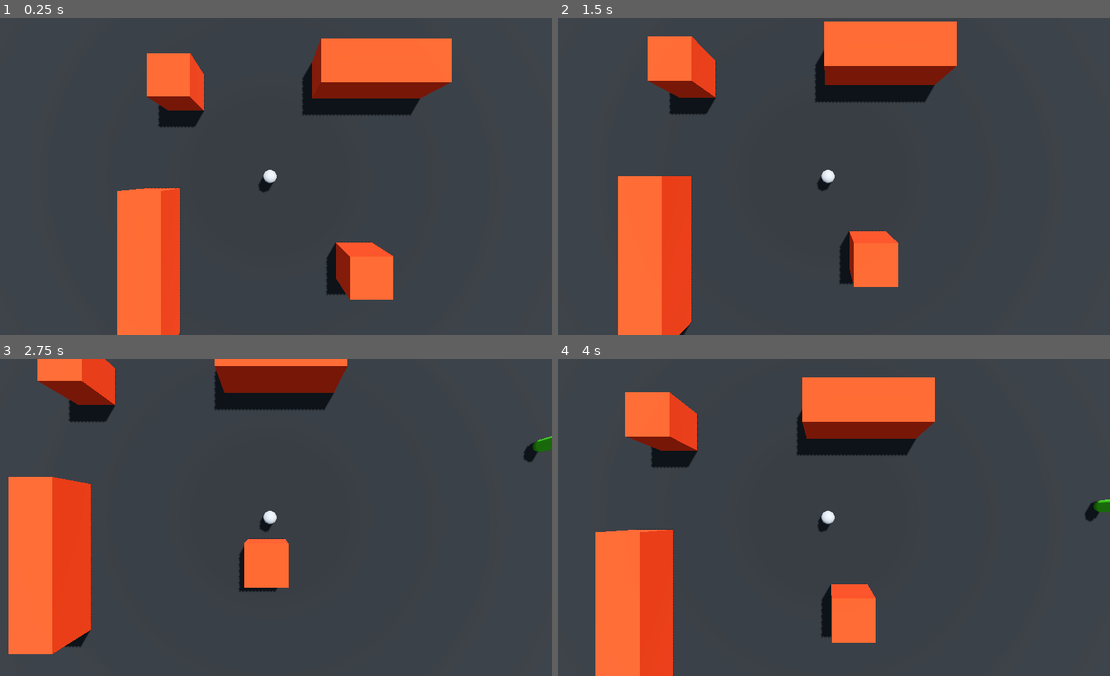
Above: before the commit, frames 1-4 (two rows, left to right).
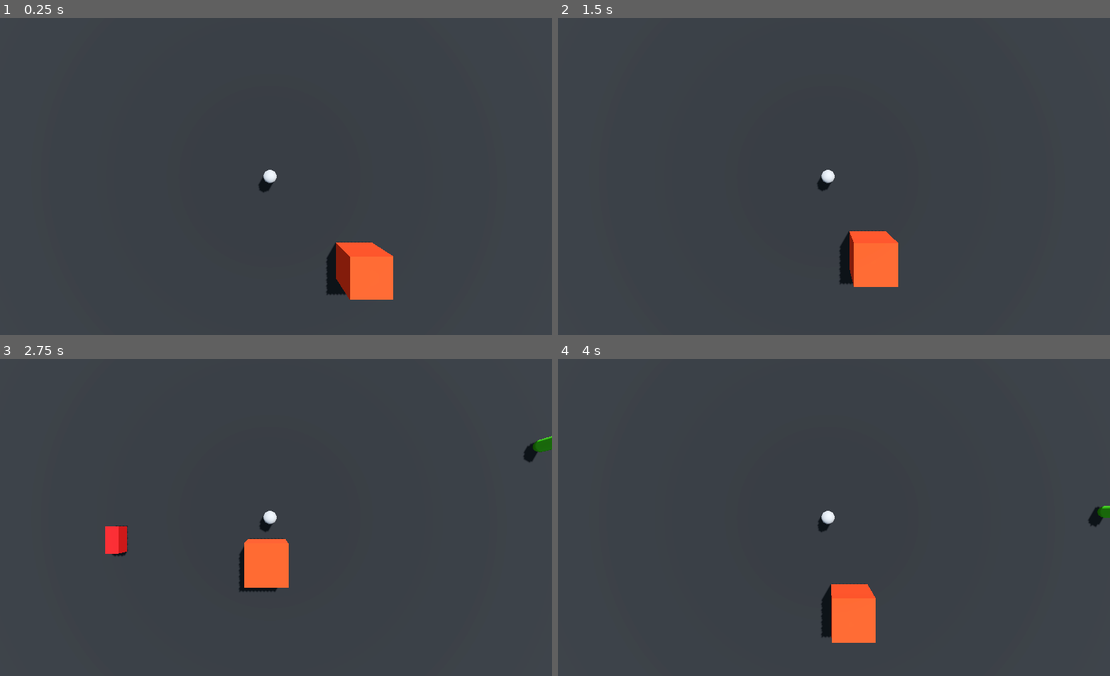
Above: after the commit, the same moments.

Repository: frqstbite/geeked-dog-incident
Game: Godot game, scene res://scenes/debug/ai.tscn
Two runs of this game, one before a commit and one after it. Both use one fixed random seed, a clock stepped at 60 frames per second and the inputs below. The engine's default icon, where the game draws it, is replaced by a stand-in: a white triangle on a blue panel in a dark square.
Inputs:
- Up to frame 1 (0.25 s): no input
- Up to frame 2 (1.5 s): tap Enter (ui_accept) at 0.5, 0.77 s; hold Right (ui_right) 0.53-1.28 s; hold Down (ui_down) from 1.28 s (still down)
- Up to frame 3 (2.75 s): tap Enter (ui_accept) at 1.52 s; release Down (ui_down) at 2.03 s; hold Right (ui_right) from 2.03 s (still down)
- Up to frame 4 (4 s): release Right (ui_right) at 2.78 s; hold Up (ui_up) 2.78-3.53 s; tap Enter (ui_accept) at 3.02, 3.77 s; hold Left (ui_left) from 3.53 s (still down)

The runs differ from the first frame. In frame 1, 13% of the frame differs, in the area x 21-82%, y 6-100%; in frame 2, 15%, in the area x 10-73%, y 1-100%; in frame 3, 14%; in frame 4, 15%.

Commit message:
actual beginning of car

Diff:
--- a/scenes/debug/ai.tscn
+++ b/scenes/debug/ai.tscn
@@ -1,8 +1,9 @@
 [gd_scene format=3 uid="uid://b411em5bsjsgt"]
 
-[ext_resource type="Script" uid="uid://7bl7vachir5e" path="res://scripts/debug/autonav.gd" id="1_bufah"]
+[ext_resource type="Script" uid="uid://bmtgju1evgvpr" path="res://scripts/debug/autonav.gd" id="1_bufah"]
 [ext_resource type="PackedScene" uid="uid://dwm3x750j20bp" path="res://scenes/npc/human.tscn" id="3_l1bgr"]
 [ext_resource type="PackedScene" uid="uid://cgt54fauo13va" path="res://scenes/debug/player.tscn" id="4_ad3ck"]
+[ext_resource type="PackedScene" uid="uid://cxxymbu1nw2ge" path="res://scenes/npc/car.tscn" id="4_bufah"]
 
 [sub_resource type="ProceduralSkyMaterial" id="ProceduralSkyMaterial_a02cp"]
 sky_horizon_color = Color(0.66224277, 0.6717428, 0.6867428, 1)
@@ -65,35 +66,6 @@
 [node name="CSGBakedCollisionShape3D" type="CollisionShape3D" parent="NavigationRegion3D/Box" unique_id=604499063]
 shape = SubResource("ConcavePolygonShape3D_go701")
 
-[node name="Box2" type="StaticBody3D" parent="NavigationRegion3D" unique_id=1257258967]
-transform = Transform3D(3, 0, 0, 0, 3, 0, 0, 0, 3, -7, 2, -7)
-
-[node name="CSGBox3D" type="CSGBox3D" parent="NavigationRegion3D/Box2" unique_id=2093718839]
-material_override = SubResource("StandardMaterial3D_a02cp")
-
-[node name="CSGBakedCollisionShape3D" type="CollisionShape3D" parent="NavigationRegion3D/Box2" unique_id=357081896]
-shape = SubResource("ConcavePolygonShape3D_go701")
-
-[node name="Box3" type="StaticBody3D" parent="NavigationRegion3D" unique_id=715839642]
-transform = Transform3D(1, 0, 0, 0, 1, 0, 0, 0, 1, 8, 2, -8)
-
-[node name="CSGBox3D" type="CSGBox3D" parent="NavigationRegion3D/Box3" unique_id=328520686]
-material_override = SubResource("StandardMaterial3D_a02cp")
-size = Vector3(9, 3, 3)
-
-[node name="CSGBakedCollisionShape3D" type="CollisionShape3D" parent="NavigationRegion3D/Box3" unique_id=1776296980]
-shape = SubResource("ConcavePolygonShape3D_go701")
-
-[node name="Box4" type="StaticBody3D" parent="NavigationRegion3D" unique_id=461089940]
-transform = Transform3D(1, 0, 0, 0, 1, 0, 0, 0, 1, -9, 2, 7)
-
-[node name="CSGBox3D" type="CSGBox3D" parent="NavigationRegion3D/Box4" unique_id=974908916]
-material_override = SubResource("StandardMaterial3D_a02cp")
-size = Vector3(3, 3, 12)
-
-[node name="CSGBakedCollisionShape3D" type="CollisionShape3D" parent="NavigationRegion3D/Box4" unique_id=1920566941]
-shape = SubResource("ConcavePolygonShape3D_go701")
-
 [node name="Human" parent="." unique_id=1742445246 instance=ExtResource("3_l1bgr")]
 transform = Transform3D(1, 0, 0, 0, 1, 0, 0, 0, 1, 29, 1.5245697, -2)
 CurrentState = 0
@@ -103,3 +75,6 @@
 
 [node name="Camera3D" type="Camera3D" parent="TestPlayer" unique_id=1614889783]
 transform = Transform3D(1, 0, 0, 0, -4.371139e-08, 1, 0, -1, -4.371139e-08, 0, 16, 0)
+
+[node name="Car" parent="." unique_id=905283236 instance=ExtResource("4_bufah")]
+transform = Transform3D(1.0000001, 0, -2.9802322e-08, 0, 1, 0, 2.9802322e-08, 0, 1.0000001, -5, 1, -44)
--- a/scenes/npc/car.tscn
+++ b/scenes/npc/car.tscn
@@ -1,6 +1,6 @@
 [gd_scene format=3 uid="uid://cxxymbu1nw2ge"]
 
-[ext_resource type="Script" uid="uid://xdop1yf50h1j" path="res://scripts/car.gd" id="1_wqo35"]
+[ext_resource type="Script" uid="uid://bq8tts28ev7fw" path="res://scripts/npc/car.gd" id="1_wqo35"]
 
 [sub_resource type="StandardMaterial3D" id="StandardMaterial3D_foosu"]
 albedo_color = Color(0.65891117, 1.9131974e-06, 5.2943824e-07, 1)
--- a/scripts/npc/car.gd
+++ b/scripts/npc/car.gd
@@ -1,11 +1,23 @@
 extends Area3D
 
+var start_position
+@export var travel_distance : float = 100.0
+@export var speed = 0.003
+var end_position
+
+
+var t : float = 0.0
 
 # Called when the node enters the scene tree for the first time.
 func _ready() -> void:
-	pass # Replace with function body.
+	start_position = position
+	end_position = start_position + (transform.basis.z * travel_distance)
 
 
 # Called every frame. 'delta' is the elapsed time since the previous frame.
-func _process(delta: float) -> void:
-	pass
+func _physics_process(_delta: float) -> void:
+	t += 0.003
+	position = start_position.lerp(end_position, t)
+
+	if(t > 1.0):
+		t = 0
--- a/scripts/npc/human.gd
+++ b/scripts/npc/human.gd
@@ -1,4 +1,5 @@
 extends CharacterBody3D
+class_name Human
 
 @export var movement_speed: float = 4.0
 @onready var navigation_agent: NavigationAgent3D = get_node("NavigationAgent3D")
@@ -91,6 +92,7 @@
 	# for now it is going to be in a straight line
 	var danger_position : Vector3 = player.position
 	WAIT_FRAMES = 15
+	movement_speed = 4.0
 
 	# check if navmesh is initialized
 	if NavigationServer3D.map_get_iteration_id(navigation_agent.get_navigation_map()) == 0:
Binary file added: assets/meshes/environment/floor/park_Untitled.png
Not shown, added: assets/meshes/environment/floor/park_Untitled.png.import
